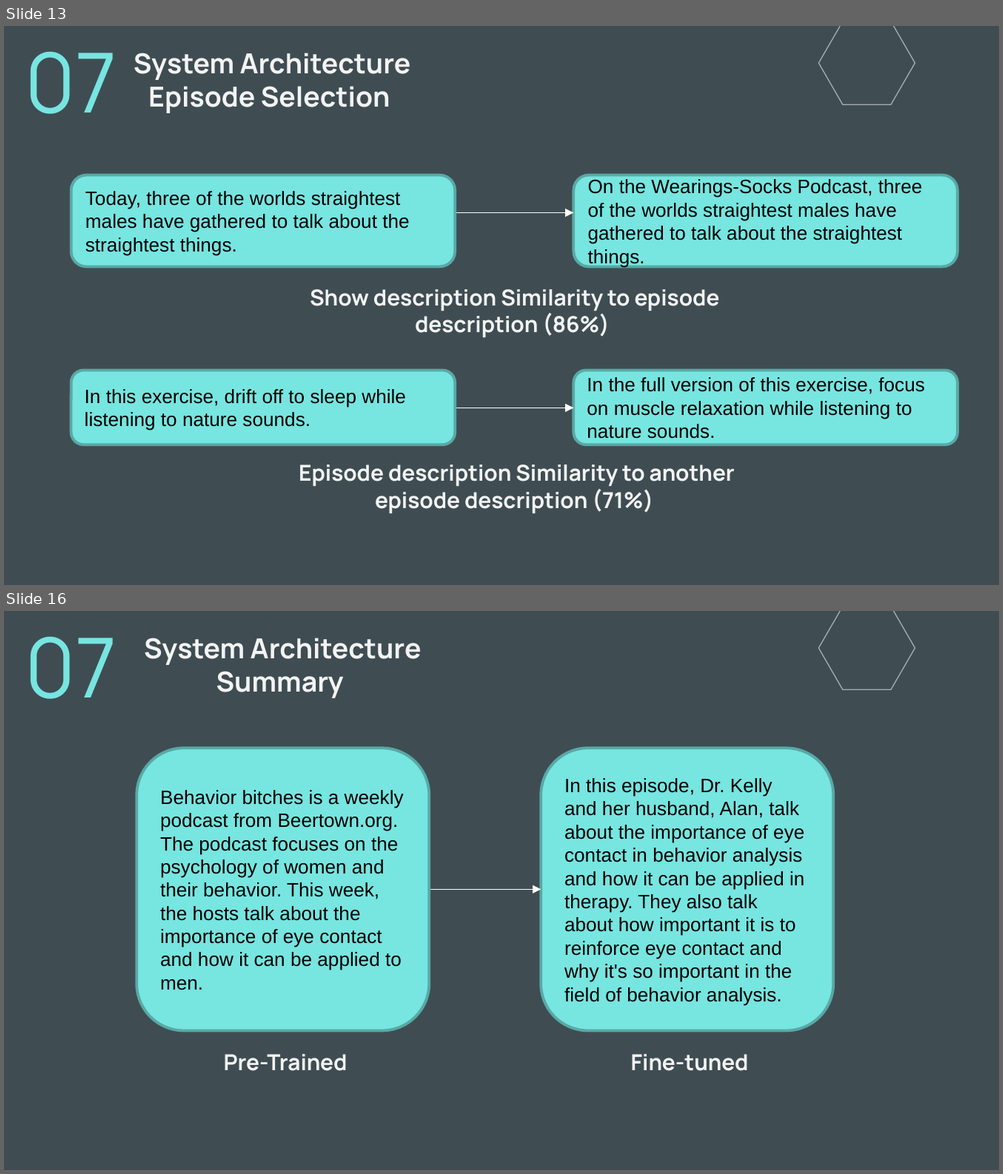
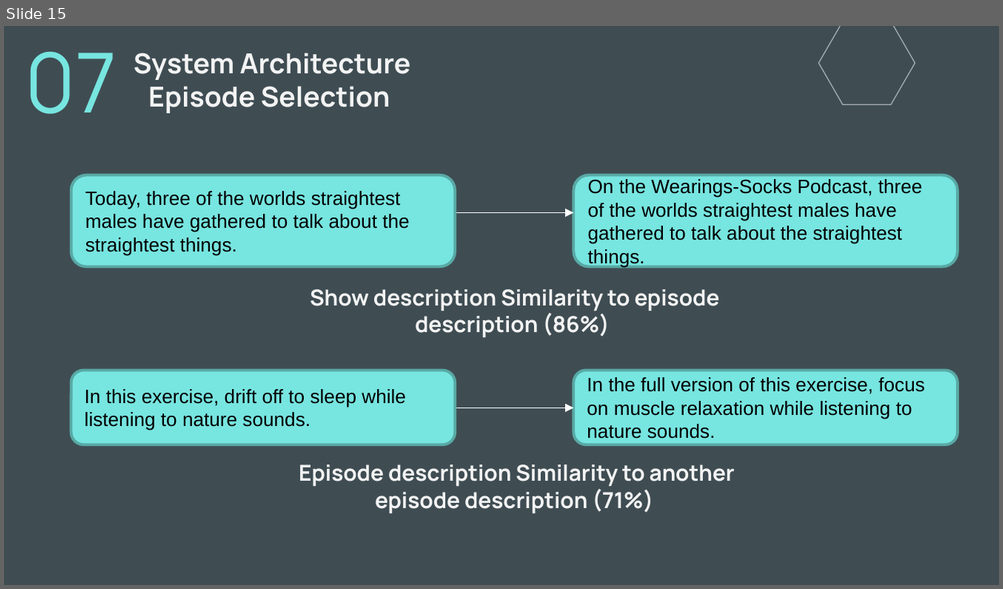
Before and after one commit to Voeii/Podcast-Sum, a slide deck: Prez.pptx. Shown one above the other, each under a label of ours: slides 13 and 16 before the commit, slide 15 after it; the slides between them are not shown. The pictures are 1003x1174 and 1003x589 pixels, drawn with LibreOffice and Linux fonts; fonts in the diff are those of the drawing. Boxes give left, top, right and bottom in pixels: in the first picture for what was removed or moved away, otherwise in the second. Text is boxed around its words. In the diff, an @@ line names an element or a change of style, - is before the commit and + after.

```diff
--- a/Prez.pptx
+++ b/Prez.pptx
@@ slide 16 removed at bbox=[4, 611, 999, 1170], background #3F4D53 @@
@@ freeform shape removed at bbox=[817, 611, 915, 691] @@
@@ title removed at bbox=[25, 636, 117, 699] @@
-07
@@ title removed at bbox=[144, 638, 421, 698] @@
-System Architecture
-Summary
@@ rounded rectangle removed at bbox=[136, 748, 429, 1031] @@
-Behavior bitches is a weekly podcast from Beertown.org. The podcast focuses on the psychology of women and their behavior. This week, the hosts talk about the importance of eye contact and how it can be applied to men.
@@ rounded rectangle removed at bbox=[541, 748, 834, 1031] @@
-In this episode, Dr. Kelly and her husband, Alan, talk about the importance of eye contact in behavior analysis and how it can be applied in therapy. They also talk about how important it is to reinforce eye contact and why it's so important in the field of behavior analysis.
@@ arrow removed from (429, 889) to (541, 889) @@
@@ text removed at bbox=[224, 1054, 347, 1071] @@
-Pre-Trained
@@ text removed at bbox=[631, 1054, 748, 1071] @@
-Fine-tuned
@@ what was slide 13 is now slide 15 @@
```
Also in this commit, not shown: 13 slides changed, 8 slides added.
